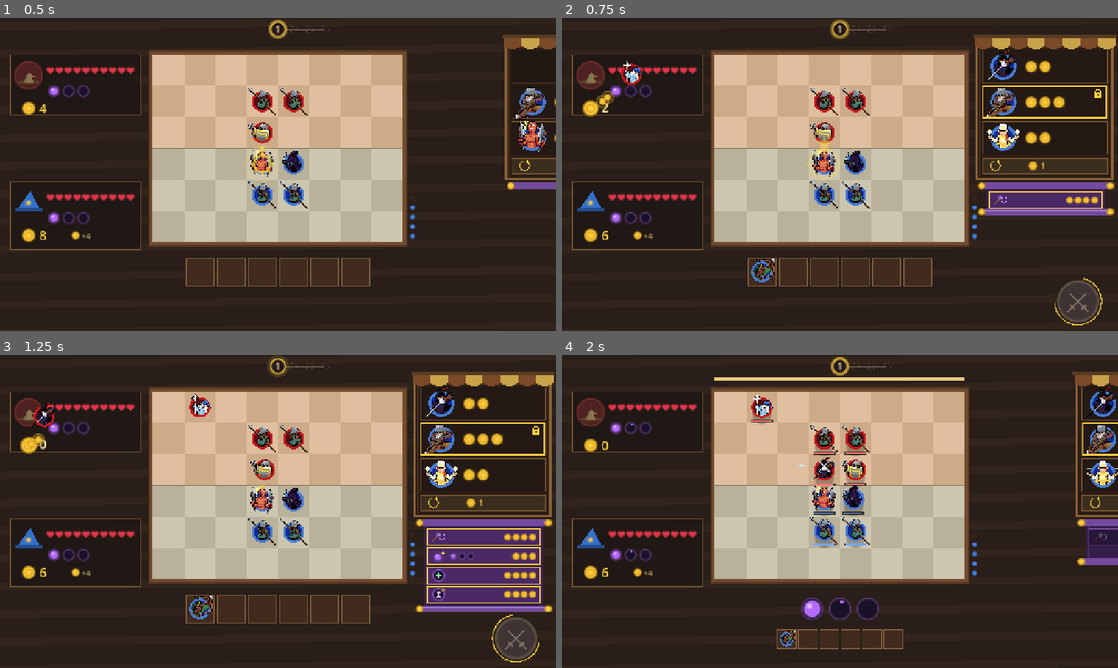
Above: before the commit, frames 1-4 (two rows, left to right).
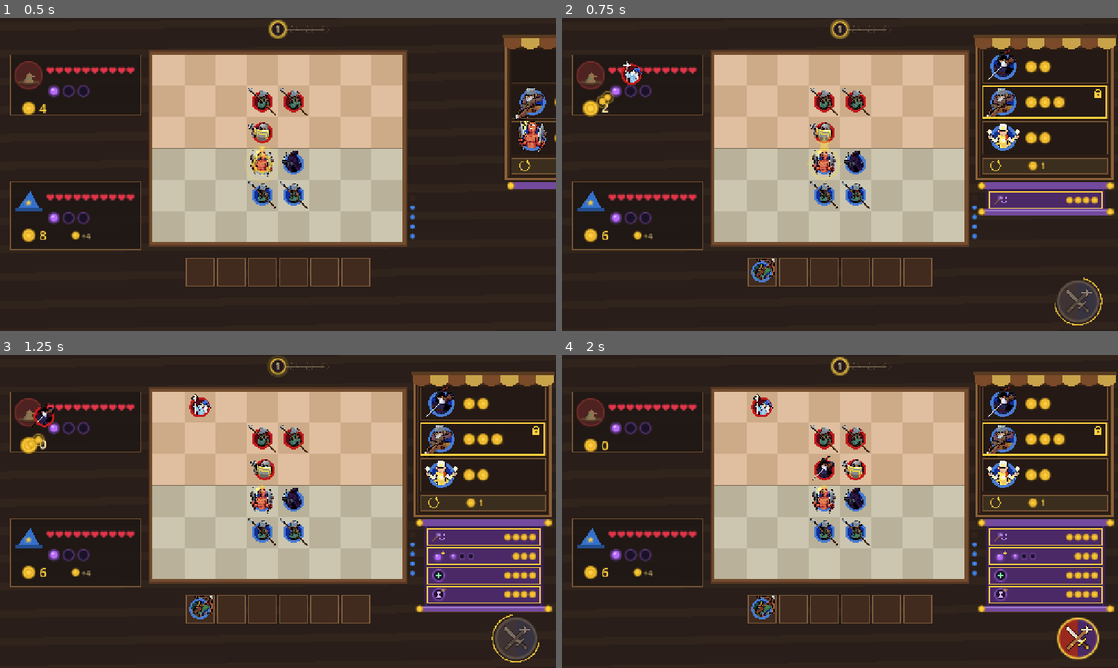
Above: after the commit, the same moments.

Repository: JaspervanderSter/game-off-2026
Game: Godot game, scene res://tests/capture.tscn
Two runs of this game, one before a commit and one after it. Both use one fixed random seed, a clock stepped at 60 frames per second and the inputs below. This scene is started directly instead of the project's main scene. Sound files missing from this copy of the repository are replaced by a short silence.
Inputs (mouse positions are in pixels of both pictures, inside the frame that each line leads up to):
- Up to frame 1 (0.5 s): no input
- Up to frame 2 (0.75 s): tap Enter at 0.5 s; move the mouse to (962, 158) at 0.52 s; tap P at 0.6 s; click (962, 158) at 0.67 s
- Up to frame 3 (1.25 s): tap Space at 0.77 s
- Up to frame 4 (2 s): drag from (728, 527) to (812, 574) at 1.27 s

Frame 1 is identical in both runs. In frame 2, less than 0.1% of the frame differs, in the area x 90-96%, y 86-94%; in frame 3, less than 0.1%; in frame 4, 16%, in the area x 12-100%, y 5-98%.

Commit message:
Redesign the fight button as a sword and wand medallion
The round fight button is now a medallion split vertically, red on the left and
wand purple on the right. A sword and a wand cross on top of it, both outlined
in dark. While a click would start the fight, a band of light sweeps across the
button every 4 s, and hovering enlarges it and brightens its ring. The shop
layer redraws every frame only during the sweep.

Co-Authored-By: Claude Opus 5.5 <noreply@anthropic.com>

Diff:
--- a/prototypes/prototype_02/scripts/ui/hud.gd
+++ b/prototypes/prototype_02/scripts/ui/hud.gd
@@ -35,6 +35,10 @@
 const UPGRADE_TOP := 400.0
 const UPGRADE_SIZE := Vector2(260, 38)
 const UPGRADE_STEP := 44.0
+# Ready fight button: a light glint sweeps across it once per period.
+const FIGHT_GLINT_PERIOD := 4.0
+const FIGHT_GLINT_SWEEP := 0.72
+const FIGHT_HOVER_SCALE := 1.07
 const PACK_TOP := 222.0
 const PACK_CARD_SIZE := Vector2i(176, 168)
 const DIFFICULTY_CARD_SIZE := Vector2i(168, 260)
@@ -397,6 +401,10 @@
 	key.append(Rules.SHOP_RECT.has_point(mouse))
 	if game.enemy_preparing:
 		key.append(Time.get_ticks_msec()) # the spinner around the fight button turns
+	elif _fight_ready() and fight_glint(Time.get_ticks_msec() / 1000.0) >= 0.0:
+		key.append(Time.get_ticks_msec()) # the glint crosses the fight button
+	else:
+		key.append(-1)
 	return key
 
 
@@ -752,17 +760,56 @@
 
 
 func _draw_fight_button() -> void:
-	var ok: bool = game.player.field_count() > 0 and not game.enemy_preparing and game.drag == null
-	var hovered := Rules.FIGHT_CENTER.distance_to(get_global_mouse_position()) < Rules.FIGHT_RADIUS
-	var base := Color(0.6, 0.15, 0.12) if ok else Color(0.25, 0.2, 0.2)
-	if hovered and ok:
-		base = base.lightened(0.2)
-	Shapes.circle(_ci, Rules.FIGHT_CENTER, Rules.FIGHT_RADIUS, base)
-	Shapes.arc(_ci, Rules.FIGHT_CENTER, Rules.FIGHT_RADIUS, 0, TAU, 40, Icons.GOLD if ok else Color(0.4, 0.35, 0.3), 4.0, true)
-	Icons.swords(_ci, Rules.FIGHT_CENTER, Rules.FIGHT_RADIUS * 0.52, Color(0.95, 0.92, 0.85) if ok else Color(0.5, 0.45, 0.4))
+	var ok := _fight_ready()
+	var hovered := ok and Rules.FIGHT_CENTER.distance_to(get_global_mouse_position()) < Rules.FIGHT_RADIUS
+	var c := Rules.FIGHT_CENTER
+	var r := Rules.FIGHT_RADIUS * (FIGHT_HOVER_SCALE if hovered else 1.0)
+	# Medallion split vertically: red combat half left, purple magic half right.
+	var left := Color(0.6, 0.16, 0.12) if ok else Color(0.25, 0.2, 0.2)
+	var right := Color(0.29, 0.16, 0.4) if ok else Color(0.22, 0.2, 0.25)
+	var half := PackedVector2Array()
+	for i in 17:
+		half.append(c + Vector2.from_angle(PI * 0.5 + PI * i / 16.0) * r)
+	_ci.draw_colored_polygon(half, left)
+	for i in half.size():
+		half[i] = c * 2.0 - half[i]
+	_ci.draw_colored_polygon(half, right)
+	var ring := Icons.GOLD if ok else Color(0.4, 0.35, 0.3)
+	Shapes.line(_ci, c + Vector2(0, -r), c + Vector2(0, r), ring, 2.0)
+	Icons.sword_and_wand(_ci, c, r, not ok)
+	var sweep := fight_glint(Time.get_ticks_msec() / 1000.0) if ok else -1.0
+	if sweep >= 0.0:
+		_draw_fight_glint(c, r, sweep)
+	Shapes.arc(_ci, c, r, 0, TAU, 40, ring.lightened(0.45) if hovered else ring, 4.0, true)
 	if game.enemy_preparing:
 		var t := Time.get_ticks_msec() / 1000.0
 		Shapes.arc(_ci, Rules.FIGHT_CENTER, Rules.FIGHT_RADIUS + 8, t * 3, t * 3 + PI * 1.4, 32, Icons.GOLD, 3, true)
+
+
+## True when a click on the fight button would start the combat.
+func _fight_ready() -> bool:
+	return game.player.field_count() > 0 and not game.enemy_preparing and game.drag == null
+
+
+## Progress (0 to 1) of the light glint across the ready fight button at time t,
+## or -1 between two sweeps: one FIGHT_GLINT_SWEEP-long pass every FIGHT_GLINT_PERIOD.
+static func fight_glint(t: float) -> float:
+	var phase := fmod(t, FIGHT_GLINT_PERIOD)
+	return phase / FIGHT_GLINT_SWEEP if phase < FIGHT_GLINT_SWEEP else -1.0
+
+
+## A slanted band of light crossing the medallion from left to right, clipped
+## to its disc.
+func _draw_fight_glint(c: Vector2, r: float, sweep: float) -> void:
+	var disc := PackedVector2Array()
+	for i in 32:
+		disc.append(c + Vector2.from_angle(TAU * i / 32.0) * r)
+	var along := Vector2.from_angle(-PI * 0.5 + deg_to_rad(25.0)) * r * 2.0
+	var across := Vector2(r * 0.15, 0)
+	var mid := c + Vector2(lerpf(-1.5, 1.5, smoothstep(0.0, 1.0, sweep)) * r, 0)
+	var band := PackedVector2Array([mid - along - across, mid + along - across, mid + along + across, mid - along + across])
+	for piece in Geometry2D.intersect_polygons(disc, band):
+		_ci.draw_colored_polygon(piece, Color(1, 1, 1, 0.35))
 
 
 ## Purple scroll of wand upgrades between two rods. The bottom rod travels down
--- a/prototypes/prototype_02/scripts/ui/icons.gd
+++ b/prototypes/prototype_02/scripts/ui/icons.gd
@@ -515,6 +515,57 @@
 	Shapes.line(ci, p + Vector2(r * 0.75, r * 0.35), p + Vector2(r * 0.35, r * 0.75), col, r * 0.2, true)
 
 
+## Fight button emblem for a medallion of radius r: a sword, tip to the upper
+## left, crossed with a wand, star to the upper right. dim greys it out.
+static func sword_and_wand(ci: CanvasItem, p: Vector2, r: float, dim := false) -> void:
+	var steel := Color(0.95, 0.92, 0.85)
+	var edge := Color(0.79, 0.76, 0.69)
+	var gold := GOLD
+	var grip := Color(0.42, 0.25, 0.13)
+	var wood := Color(0.66, 0.43, 0.24)
+	var glow := Color(1.0, 0.96, 0.69)
+	if dim:
+		steel = Color(0.5, 0.45, 0.4)
+		edge = Color(0.42, 0.38, 0.34)
+		gold = Color(0.45, 0.4, 0.33)
+		grip = Color(0.3, 0.25, 0.22)
+		wood = Color(0.33, 0.28, 0.24)
+		glow = Color(0.55, 0.5, 0.45)
+	# Sword along u (pommel to tip), wand along w (handle to star); v and x across.
+	var u := Vector2(-1, -1).normalized()
+	var v := u.orthogonal()
+	var w := Vector2(1, -1).normalized()
+	var x := w.orthogonal()
+	var star := p + w * 0.62 * r
+	# A dark outline pass (o > 0) under the coloured pass keeps both readable on
+	# either half of the medallion.
+	var draw_tools := func(o: float, outline := Color()) -> void:
+		var pick := func(col: Color) -> Color: return outline if o > 0.0 else col
+		_blade_quad(ci, p, u, v, -0.25 * r - o, 0.68 * r, 0.075 * r + o, pick.call(steel))
+		ci.draw_colored_polygon(PackedVector2Array([p + u * 0.68 * r + v * (0.075 * r + o),
+			p + u * (0.84 * r + o * 1.6), p + u * 0.68 * r - v * (0.075 * r + o)]), pick.call(steel))
+		if o == 0.0:
+			_blade_quad(ci, p, u, v, -0.22 * r, 0.66 * r, 0.018 * r, edge)
+		_blade_quad(ci, p, u, v, -0.33 * r - o, -0.25 * r + o, 0.25 * r + o, pick.call(gold))
+		_blade_quad(ci, p, u, v, -0.6 * r, -0.33 * r, 0.05 * r + o, pick.call(grip))
+		Shapes.circle(ci, p - u * 0.65 * r, 0.085 * r + o, pick.call(gold))
+		_blade_quad(ci, p, w, x, -0.74 * r - o, 0.52 * r, 0.065 * r + o, pick.call(wood))
+		_blade_quad(ci, p, w, x, -0.46 * r - o, -0.39 * r + o, 0.08 * r + o, pick.call(gold))
+		var points := PackedVector2Array()
+		for i in 8:
+			points.append(star + Vector2.from_angle(-PI / 2 + i * PI / 4) * ((0.27 * r if i % 2 == 0 else 0.075 * r) + o * 1.4))
+		ci.draw_colored_polygon(points, pick.call(glow))
+	draw_tools.call(0.045 * r, Color(0.08, 0.04, 0.03, 0.8 if not dim else 0.4))
+	draw_tools.call(0.0)
+	Shapes.circle(ci, star, 0.07 * r, MAGIC.lightened(0.6) if not dim else glow)
+
+
+## Rectangle from a0 to a1 along unit axis u, half-width hw across it (along v).
+static func _blade_quad(ci: CanvasItem, p: Vector2, u: Vector2, v: Vector2, a0: float, a1: float, hw: float, col: Color) -> void:
+	ci.draw_colored_polygon(PackedVector2Array([p + u * a0 + v * hw, p + u * a1 + v * hw,
+		p + u * a1 - v * hw, p + u * a0 - v * hw]), col)
+
+
 static func wand(ci: CanvasItem, p: Vector2, r: float) -> void:
 	Shapes.line(ci, p + Vector2(-r * 0.7, r * 0.7), p + Vector2(r * 0.4, -r * 0.4), Color(0.55, 0.35, 0.2), r * 0.18, true)
 	star(ci, p + Vector2(r * 0.5, -r * 0.5), r * 0.42, MAGIC.lightened(0.3))
--- a/prototypes/prototype_02/tests/capture.gd
+++ b/prototypes/prototype_02/tests/capture.gd
@@ -80,6 +80,14 @@
 		return
 	while game.enemy_preparing:
 		await _frames(1)
+	# The ready fight button, mid-glint, then hovered.
+	while absf(Hud.fight_glint(Time.get_ticks_msec() / 1000.0) - 0.45) > 0.06:
+		await _frames(1)
+	await _shot("02d_fight_glint")
+	get_viewport().warp_mouse(Rules.FIGHT_CENTER)
+	await _frames(3)
+	await _shot("02e_fight_hover")
+	get_viewport().warp_mouse(Vector2(340, 650))
 	game.start_combat()
 	await _seconds(2.0)
 	# Cast on the first ally and the first enemy.
--- a/prototypes/prototype_02/tests/redraw_check.gd
+++ b/prototypes/prototype_02/tests/redraw_check.gd
@@ -44,7 +44,7 @@
 	for y in range(0, before.get_height(), 2):
 		for x in range(0, before.get_width(), 2):
 			var p := Vector2(x, y) * to_screen
-			# The spinner round the fight button turns with the clock.
+			# The spinner and the glint on the fight button move with the clock.
 			if p.distance_to(fight_center) < Rules.FIGHT_RADIUS + 14.0:
 				continue
 			var ca := before.get_pixel(x, y)
--- a/prototypes/prototype_02/tests/run_tests.gd
+++ b/prototypes/prototype_02/tests/run_tests.gd
@@ -1829,6 +1829,13 @@
 			and row.end.y <= Hud.SCROLL_TOP + Hud.SCROLL_LENGTH, "wand upgrade row %d sits on the scroll" % i)
 	check(Rules.FIGHT_CENTER.x + Rules.FIGHT_RADIUS + 8 <= 1280 and Rules.FIGHT_CENTER.y + Rules.FIGHT_RADIUS + 8 <= 720,
 		"fight button fits in the bottom-right corner")
+	check(Hud.fight_glint(0.0) == 0.0 and is_equal_approx(Hud.fight_glint(Hud.FIGHT_GLINT_SWEEP * 0.5), 0.5)
+		and Hud.fight_glint(Hud.FIGHT_GLINT_SWEEP + 0.01) == -1.0
+		and is_equal_approx(Hud.fight_glint(Hud.FIGHT_GLINT_PERIOD + 0.36), 0.36 / Hud.FIGHT_GLINT_SWEEP),
+		"fight button glint sweeps once at the start of every period")
+	var hud: Hud = game.hud
+	game.player.creatures.clear()
+	check(not hud._fight_ready(), "fight button is idle without a fielded creature")
 	game.new_duel()
 	check(not game.player.shift_recharge_upgraded and game.player.upgrades.is_empty(),
 		"new duel resets permanent duel upgrades")
